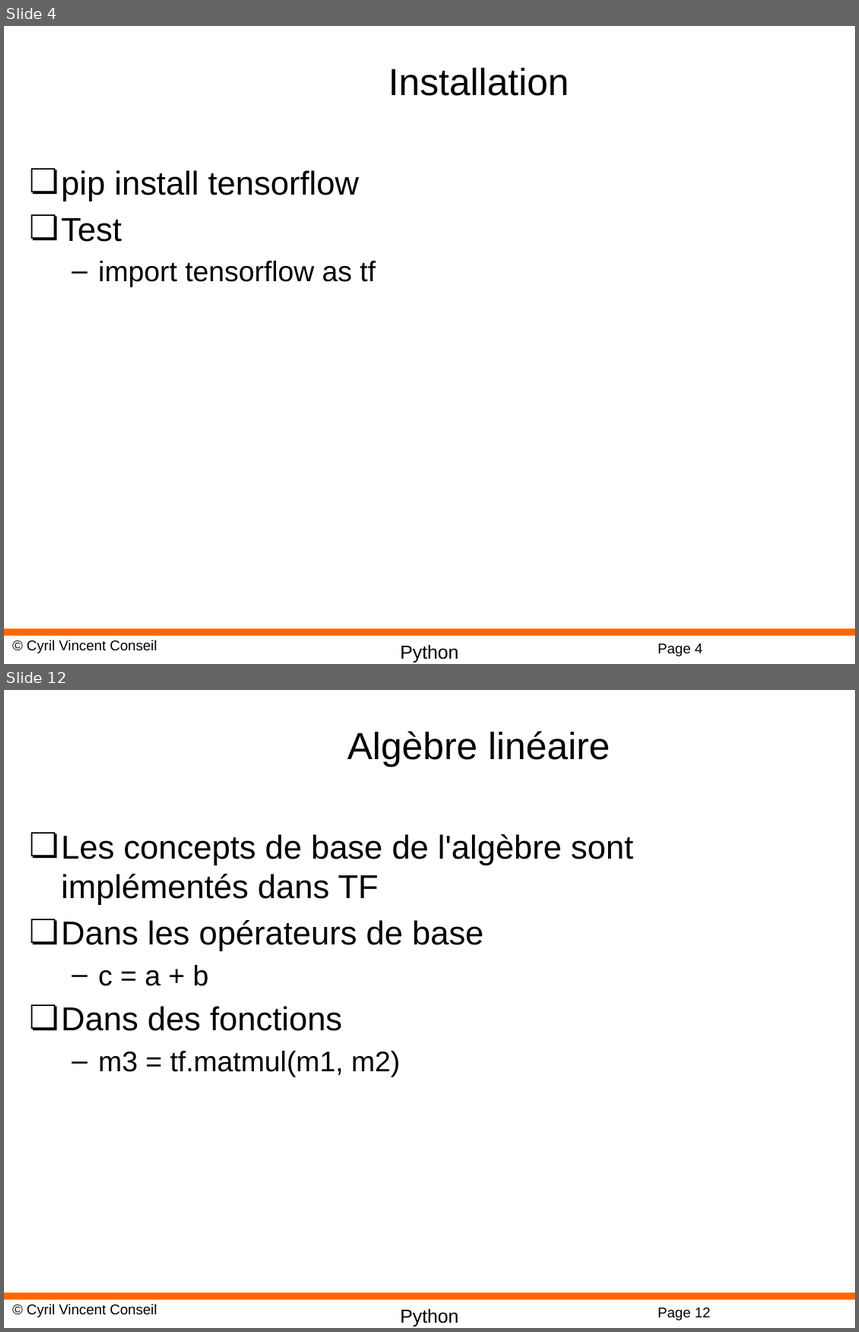
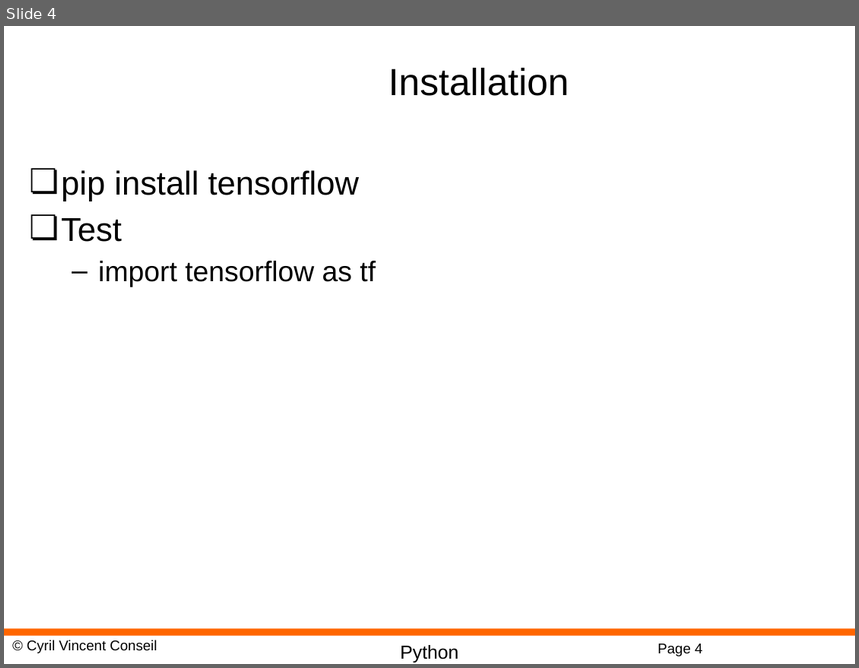
Before and after one commit to cyrilvincent/ML, a slide deck: PPT/DeepLearning07-TensorFlow.pptx. Shown one above the other, each under a label of ours: slides 4 and 12 before the commit, slide 4 after it; the slides between them are not shown. The pictures are 859x1332 and 859x668 pixels, drawn with LibreOffice and Linux fonts; fonts in the diff are those of the drawing; background and template pictures are left out. Boxes give left, top, right and bottom in pixels: in the first picture for what was removed or moved away, otherwise in the second. Text is boxed around its words. In the diff, an @@ line names an element or a change of style, - is before the commit and + after.

```diff
--- a/PPT/DeepLearning07-TensorFlow.pptx
+++ b/PPT/DeepLearning07-TensorFlow.pptx
@@ slide 12 removed at (4,690,855,1328), background #FFFFFF; not listed: 4 template elements that a slide beside it also shows @@
@@ title removed at (348,731,610,767) @@
-Algèbre linéaire
@@ text removed at (61,834,633,1078) @@
-❏ Les concepts de base de l'algèbre sont implémentés dans TF
-❏ Dans les opérateurs de base
-  – c = a + b
-❏ Dans des fonctions
-  – m3 = tf.matmul(m1, m2)
```
Also in this commit, not shown: 13 other slides removed, 3 other files.
